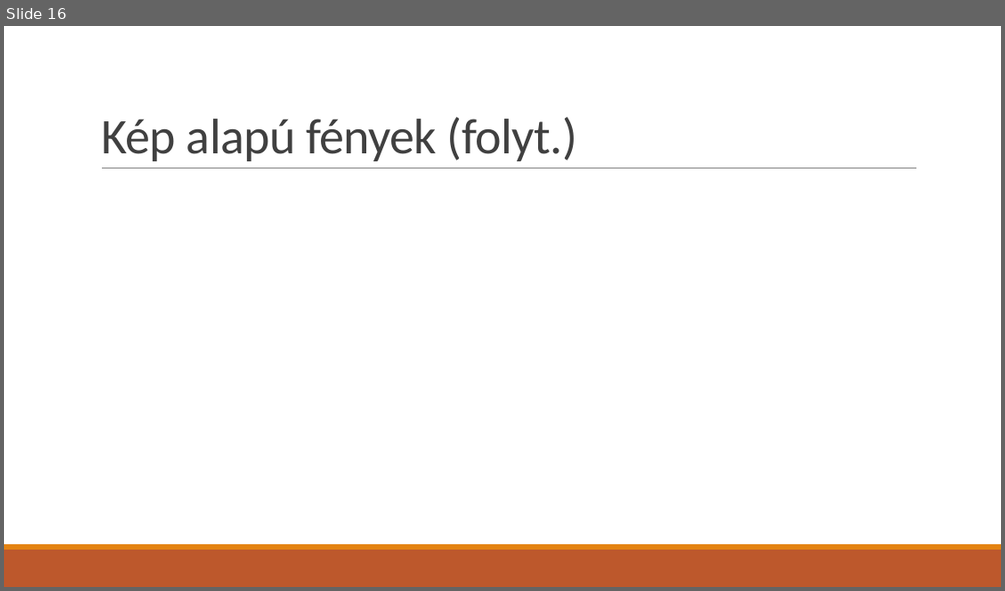
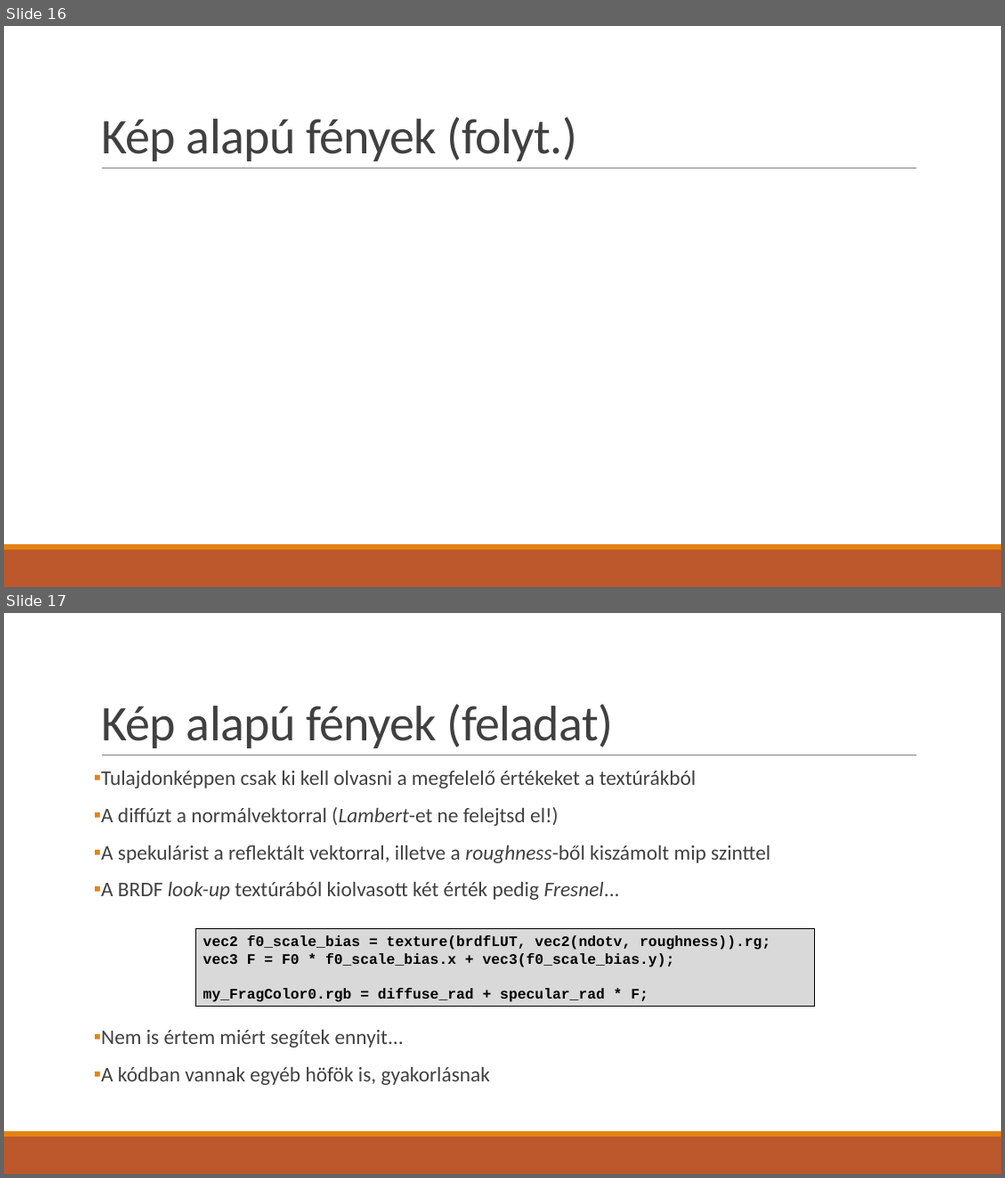
Before and after one commit to asylum2010/Asylum-s-ELTE-Exercises, a slide deck: PBR_EA_01.pptx. Shown one above the other, each under a label of ours: slide 16 before the commit, slides 16 and 17 after it. The pictures are 1005x591 and 1005x1178 pixels, drawn with LibreOffice and Linux fonts; fonts in the diff are those of the drawing; grey boxes stand for pictures. Boxes give left, top, right and bottom in pixels: in the first picture for what was removed or moved away, otherwise in the second. Text is boxed around its words. In the diff, an @@ line names an element or a change of style, - is before the commit and + after.

```diff
--- a/PBR_EA_01.pptx
+++ b/PBR_EA_01.pptx
@@ slide 17 added at (x1=4, y1=613, x2=1001, y2=1174), background #FFFFFF; not listed: 3 template elements that a slide beside it also shows @@
@@ title added at (x1=101, y1=704, x2=614, y2=748), 48 pt, text #404040 @@
+Kép alapú fények (feladat)
@@ text added at (x1=101, y1=771, x2=770, y2=1085), 20 pt, text #404040 @@
+▪ Tulajdonképpen csak ki kell olvasni a megfelelő értékeket a textúrákból
+▪ A diffúzt a normálvektorral (Lambert-et ne felejtsd el!)
+▪ A spekulárist a reflektált vektorral, illetve a roughness-ből kiszámolt mip szinttel
+▪ A BRDF look-up textúrából kiolvasott két érték pedig Fresnel...
+▪ Nem is értem miért segítek ennyit...
+▪ A kódban vannak egyéb höfök is, gyakorlásnak
@@ rectangle added at (x1=196, y1=929, x2=815, y2=1006), fill #D9D9D9, outline #000000 0.75 pt, 14 pt, text #000000, bold @@
+vec2 f0_scale_bias = texture(brdfLUT, vec2(ndotv, roughness)).rg;
+vec3 F = F0 * f0_scale_bias.x + vec3(f0_scale_bias.y);
+my_FragColor0.rgb = diffuse_rad + specular_rad * F;
```
Also in this commit, not shown: 1 slide changed, 1 other slide added.
